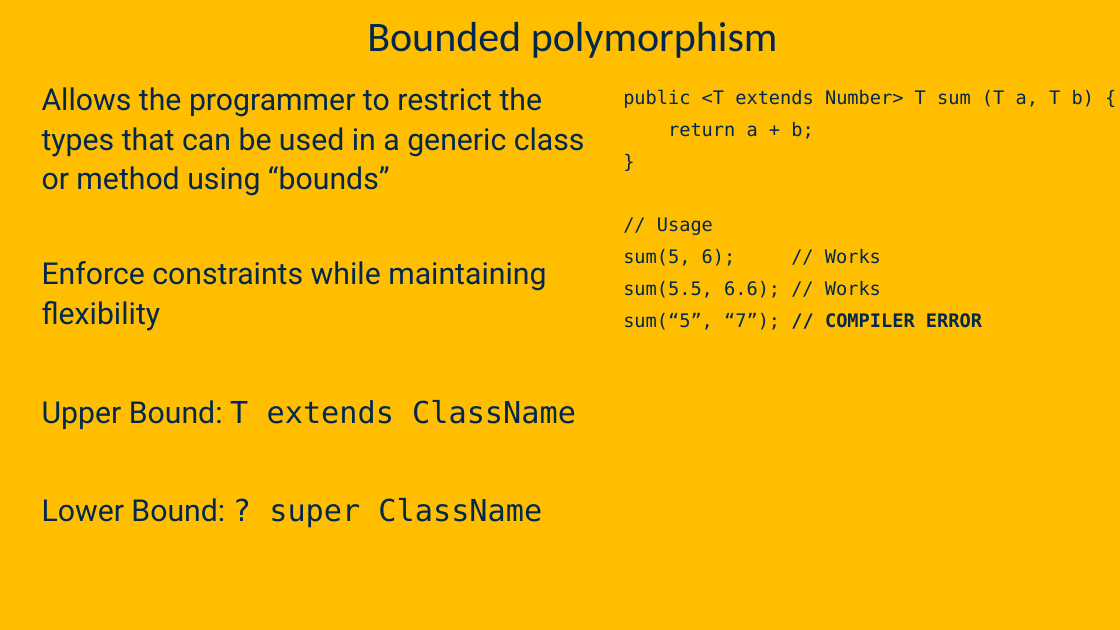
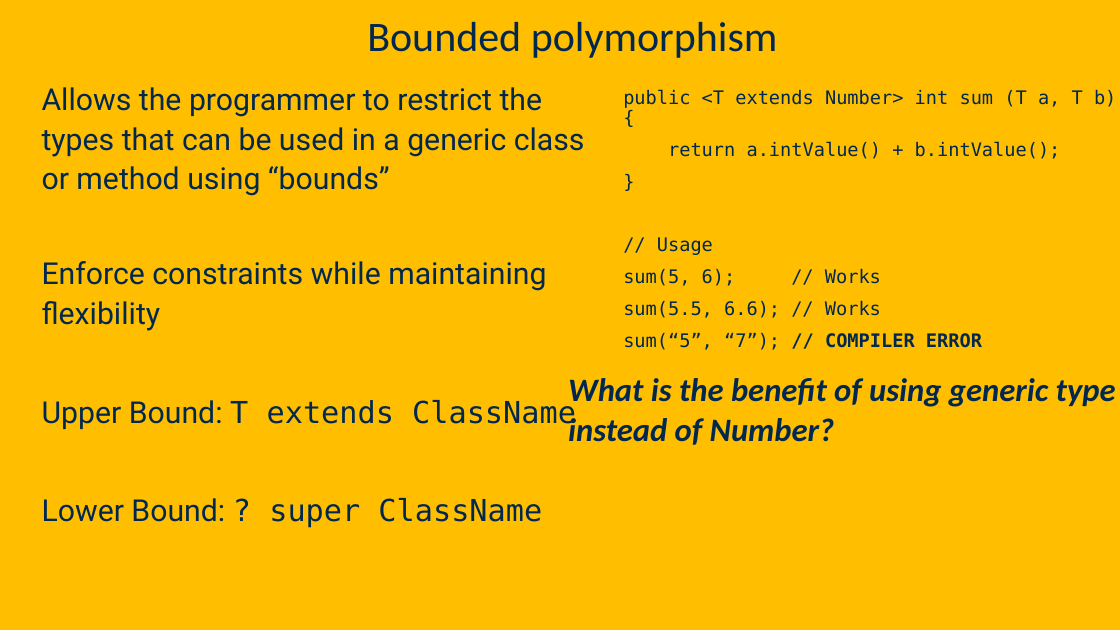
Before and after one commit to davsec-teaching/ECS160-Winter2025, a slide deck: slide 24 of slides/3_object_oriented_fundamentals.pptx (slide 20 before the commit). Drawn at 1120x630 pixels with LibreOffice and Linux fonts; fonts in the diff are those of the drawing; background and template pictures are left out. Boxes give left, top, right and bottom in pixels: in the first picture for what was removed or moved away, otherwise in the second. Text is boxed around its words. In the diff, an @@ line names an element or a change of style, - is before the commit and + after.

```diff
--- a/slides/3_object_oriented_fundamentals.pptx
+++ b/slides/3_object_oriented_fundamentals.pptx
@@ text at <box>623,89,1116,159</box>: text changed @@
-public <T extends Number> T sum (T a, T b) {
-return a + b;
+public <T extends Number> int sum (T a, T b) {
+return a.intValue() + b.intValue();
@@ text added at <box>568,378,1116,445</box>, 28 pt, text #022850, bold, italic @@
+What is the benefit of using generic type
+instead of Number?
```
Also in this commit, not shown: 8 other slides changed, 8 slides added.
